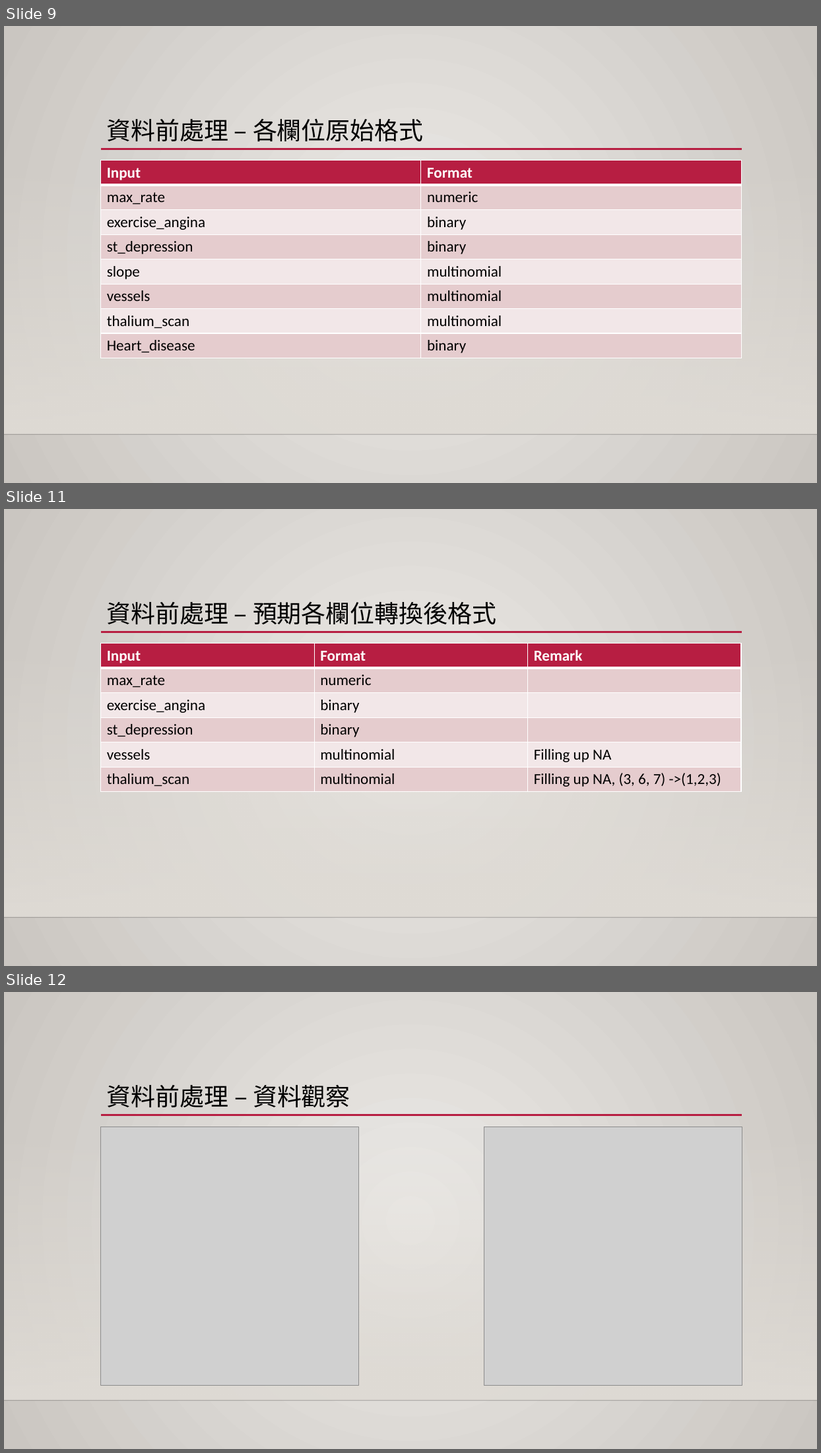
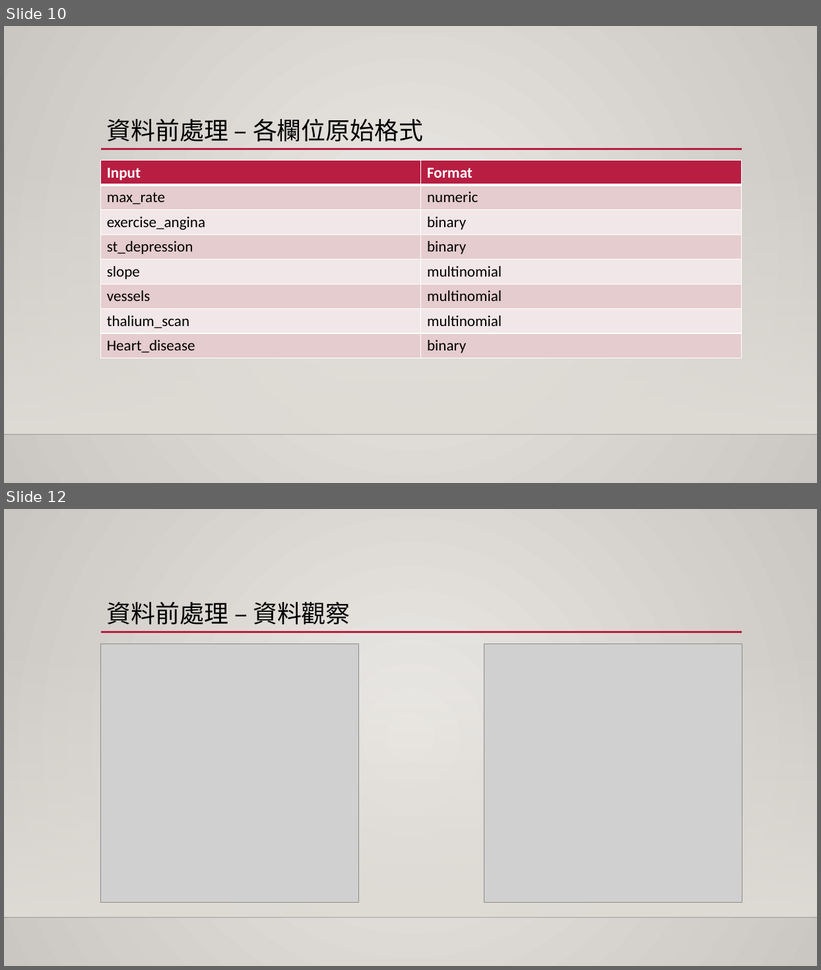
Before and after one commit to 1082-datascience/finalproject-finalproject-1082ds_group3, a slide deck: docs/final_report.pptx. Shown one above the other, each under a label of ours: slides 9, 11 and 12 before the commit, slides 10 and 12 after it; the slides between them are not shown. The pictures are 821x1453 and 821x970 pixels, drawn with LibreOffice and Linux fonts; fonts in the diff are those of the drawing; grey boxes stand for pictures; background and template pictures are left out. Boxes give left, top, right and bottom in pixels: in the first picture for what was removed or moved away, otherwise in the second. Text is boxed around its words. In the diff, an @@ line names an element or a change of style, - is before the commit and + after.

```diff
--- a/docs/final_report.pptx
+++ b/docs/final_report.pptx
@@ slide 11 removed at [4,509,817,966], background gradient #ECEAE7 to #CAC7C1; not listed: 3 template elements that a slide beside it also shows @@
@@ title removed at [107,602,497,625] @@
-資料前處理 – 預期各欄位轉換後格式
@@ table removed at [101,643,741,791], 6 rows, 3 columns @@
-Input | Format | Remark
-max_rate | numeric | 
-exercise_angina | binary | 
-st_depression | binary | 
-vessels | multinomial | Filling up NA
-thalium_scan | multinomial | Filling up NA, (3, 6, 7) ->(1,2,3)
@@ what was slide 9 is now slide 10 @@
```
Also in this commit, not shown: 4 slides changed, 9 slides added, 4 other files.
